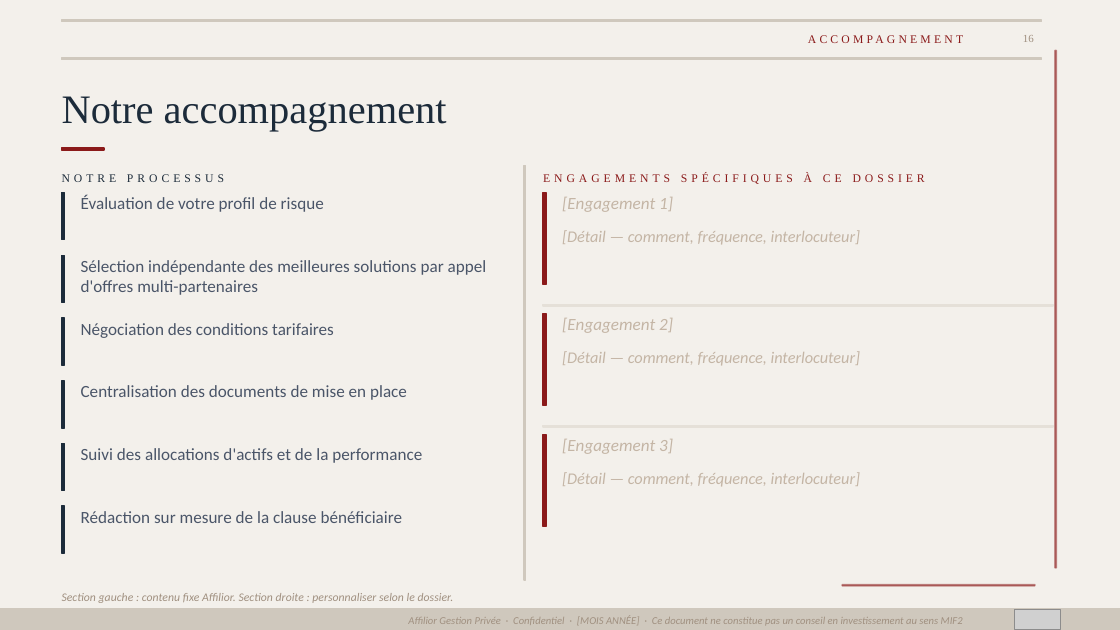
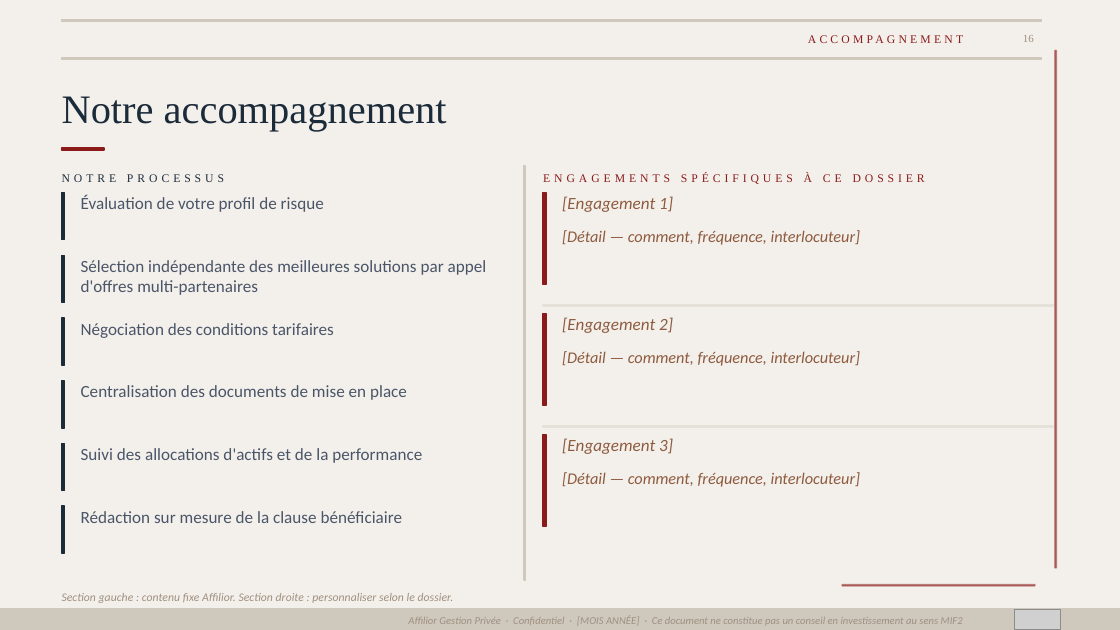
Before and after one commit to fififi1717/mkgt, a slide deck: slide 17 of Cans_Mstr.pptx. Drawn at 1120x630 pixels with LibreOffice and Linux fonts; fonts in the diff are those of the drawing; grey boxes stand for pictures. Boxes give left, top, right and bottom in pixels: in the first picture for what was removed or moved away, otherwise in the second. Text is boxed around its words. In the diff, an @@ line names an element or a change of style, - is before the commit and + after.

```diff
--- a/Cans_Mstr.pptx
+++ b/Cans_Mstr.pptx
@@ text colour #C4B5A5 to #8E5B3F in 6 elements at <box>562,196,673,212</box>, <box>562,230,860,245</box>, <box>562,317,673,333</box>, <box>562,351,860,366</box>, <box>562,438,673,454</box>, <box>562,472,860,487</box> @@
```
Also in this commit, not shown: 13 other slides changed.
